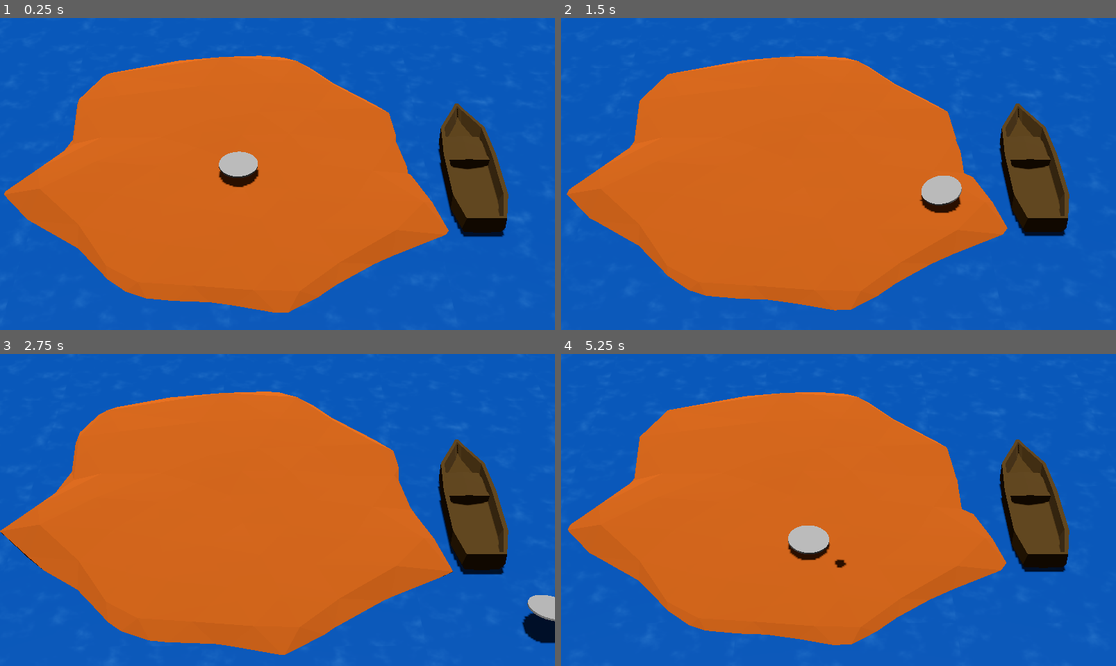
Above: before the commit, frames 1-4 (two rows, left to right).
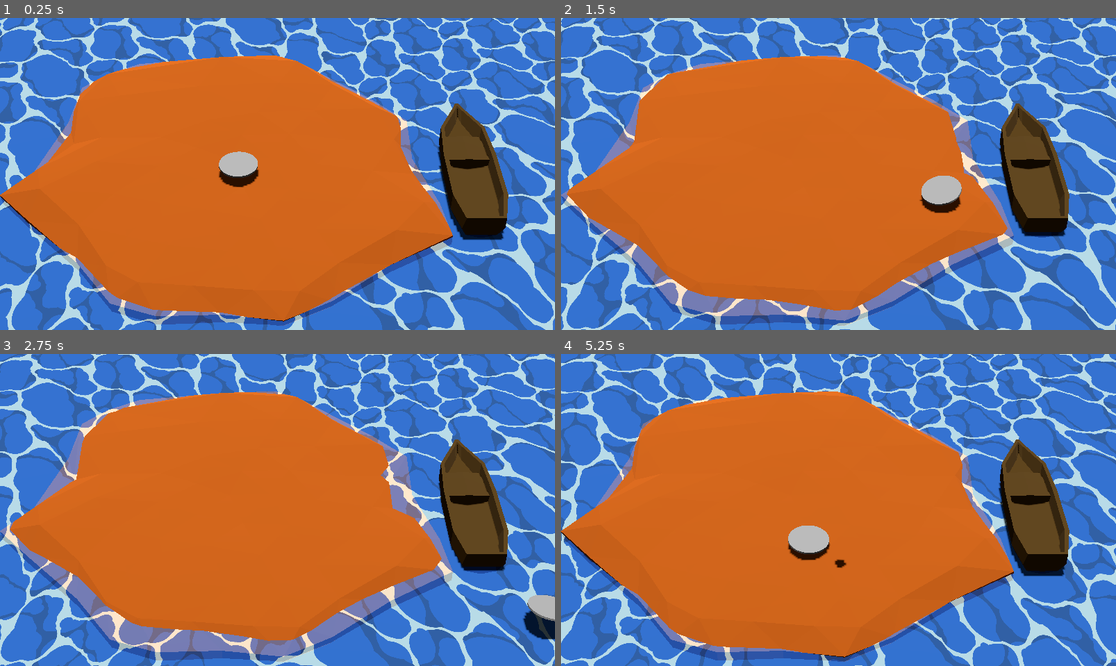
Above: after the commit, the same moments.

Repository: nikolajbaer/ldj56
Game: Godot game, scene res://root.tscn
The game is run twice, just before and just after one commit, with the same random seed, the same clock (stepped at 60 frames per second) and the same inputs.
Inputs (mouse positions are in pixels of both pictures, inside the frame that each line leads up to):
- Up to frame 1 (0.25 s): no input
- Up to frame 2 (1.5 s): move the mouse to (960, 158) at 0.52 s; hold Right (right) 0.53-1.28 s; move the mouse to (727, 189) at 1.27 s; hold Down (down) from 1.28 s (still down)
- Up to frame 3 (2.75 s): move the mouse to (333, 441) at 2.02 s; release Down (down) at 2.03 s; hold Right (right) from 2.03 s (still down)
- Up to frame 4 (5.25 s): move the mouse to (810, 572) at 2.77 s; release Right (right) at 2.78 s; hold Up (up) 2.78-3.53 s; move the mouse to (1005, 556) at 3.52 s; hold Left (left) 3.53-5.03 s; move the mouse to (672, 463) at 4.27 s; move the mouse to (866, 510) at 5.02 s; hold Down (down) from 5.03 s (still down)

The runs differ from the first frame. In frame 1, 51% of the frame differs, in the area x 0-100%, y 0-100%; in frame 2, 52%; in frame 3, 54%; in frame 4, 53%.

Commit message:
wind waker style shader

Diff:
--- a/ocean.gdshader
+++ b/ocean.gdshader
@@ -1,44 +1,323 @@
+// 3D Water Shader similar to Zelda Windwaker - tested on Godot 4.3
+// Based on NekotoArts and modified for Godot 4.3 with enhancements
+// We are using a vertex shader to create wave motion by adjusting the height of vertices
+// the fragment shader generates the water surface appearance
+// by combining multiple layers of circular patterns to simulate the water & foam
+// and distortion with color mixing to achieve a toon water-like effect
+
+
 shader_type spatial;
 
-uniform vec4 shallow_color : source_color = vec4(0.1, 0.4, 0.7, 1.0);
-uniform vec4 deep_color : source_color = vec4(0.0, 0.2, 0.5, 1.0);
-uniform float wave_speed = 0.5;
-uniform float wave_frequency = 10.0;
-uniform float wave_amplitude = 0.1;
-uniform float foam_amount = 0.1;
-uniform float foam_cutoff = 0.8;
-uniform sampler2D noise_texture : source_color, filter_linear_mipmap, repeat_enable;
-
-varying vec3 world_position;
-
+// Water color and foam color
+uniform vec4 WATER_COL : source_color = vec4(0.04, 0.38, 0.88, 1.0);
+uniform vec4 WATER2_COL : source_color = vec4(0.04, 0.35, 0.78, 1.0);
+uniform vec4 FOAM_COL : source_color = vec4(0.8125, 0.9609, 0.9648, 1.0);
+
+// Water animation and appearance
+uniform float distortion_speed = 2.0;
+uniform vec2 tile = vec2(5.0, 5.0);
+uniform float wave_speed = 2;
+uniform float wave_amplitude = 0.5;
+uniform float wave_frequency = 1.5;
+uniform float time_offset = 0.0;
+uniform vec2 water_size = vec2(128.0, 128.0);
+
+// Uniforms for transparency and depth effects
+
+uniform sampler2D DEPTH_TEXTURE : hint_depth_texture, filter_linear_mipmap;
+uniform sampler2D SCREEN_TEXTURE : hint_screen_texture, filter_linear_mipmap;
+uniform float water_transparency = 0.8; // Adjust this to control overall water transparency
+uniform float water_depth_factor = 0.1; // Adjust this to control how quickly water becomes opaque with depth
+
+// Foam uniforms for where the mesh intersects the water mesh
+uniform float foam_width = 0.5;
+uniform float foam_edge_softness = 0.05;
+uniform float foam_smoothness = 0.03;
+uniform float foam_distortion_speed = 0.5;
+uniform float foam_distortion_amount = 0.1;
+
+
+// Math constants
+const float TWOPI = 6.283185307;
+const float SIXPI = 18.84955592;
+
+
+
+ // Noise function for foam distortion
+float noise(vec2 uv) {
+    return fract(sin(dot(uv, vec2(12.9898, 78.233))) * 43758.5453);
+}
+
+//  noise function for smoother distortion
+float smooth_noise(vec2 uv) {
+    vec2 id = floor(uv);
+    vec2 f = fract(uv);
+
+    float a = noise(id);
+    float b = noise(id + vec2(1.0, 0.0));
+    float c = noise(id + vec2(0.0, 1.0));
+    float d = noise(id + vec2(1.0, 1.0));
+
+    vec2 u = f * f * (3.0 - 2.0 * f);
+    return mix(a, b, u.x) + (c - a) * u.y * (1.0 - u.x) + (d - b) * u.x * u.y;
+}
+// Function to calculate foam
+float calculate_foam(vec2 uv, float depth_diff, float time) {
+    // Add distortion to UV based on time and noise
+    vec2 distorted_uv = uv + vec2(
+        smooth_noise(uv * 5.0 + time * foam_distortion_speed) * foam_distortion_amount,
+        smooth_noise(uv * 5.0 + 100.0 + time * foam_distortion_speed) * foam_distortion_amount
+    );
+
+    // Calculate foam based on depth difference and distorted UV
+    float foam_shape = smoothstep(0.0, foam_width, abs(depth_diff));
+    foam_shape = smoothstep(foam_edge_softness, 0.0, foam_shape);
+    foam_shape *= smooth_noise(distorted_uv * 10.0);
+
+    return foam_shape;
+}
+
+// Wave height calculation (unchanged)
+float calculate_wave_height(vec2 position, float time) {
+    float wave_x = sin(position.x * wave_frequency + time * wave_speed);
+    float wave_y = cos(position.y * wave_frequency + time * wave_speed);
+    return (wave_x + wave_y) * 0.5 * wave_amplitude;
+}
+
+// Vertex shader (unchanged)
 void vertex() {
-    world_position = (MODEL_MATRIX * vec4(VERTEX, 1.0)).xyz;
-
-    // Add some vertical displacement for waves
-    float wave = sin(world_position.x * wave_frequency + TIME * wave_speed) *
-                 cos(world_position.z * wave_frequency + TIME * wave_speed) *
-                 wave_amplitude;
+    vec4 world_position = MODEL_MATRIX * vec4(VERTEX, 1.0);
+    float wave = calculate_wave_height(world_position.xz, TIME + time_offset);
     VERTEX.y += wave;
 }
 
+// Circle function for water effects
+float circ(vec2 pos, vec2 c, float s) {
+    c = abs(pos - c);
+    c = min(c, 1.0 - c);
+    return smoothstep(0.0, 0.002, sqrt(s) - sqrt(dot(c, c))) * -1.0;
+}
+
+// Water layer function
+// use the circles to draw the toon water design
+float waterlayer(vec2 uv) {
+     uv = mod(uv, 1.0); // Clamp to [0..1]
+
+    float ret = 1.0;
+
+    ret += circ(uv, vec2(0.37378, 0.277169), 0.0268181);
+
+    ret += circ(uv, vec2(0.0317477, 0.540372), 0.0193742);
+
+    ret += circ(uv, vec2(0.430044, 0.882218), 0.0232337);
+
+    ret += circ(uv, vec2(0.641033, 0.695106), 0.0117864);
+
+    ret += circ(uv, vec2(0.0146398, 0.0791346), 0.0299458);
+
+    ret += circ(uv, vec2(0.43871, 0.394445), 0.0289087);
+
+    ret += circ(uv, vec2(0.909446, 0.878141), 0.028466);
+
+    ret += circ(uv, vec2(0.310149, 0.686637), 0.0128496);
+
+    ret += circ(uv, vec2(0.928617, 0.195986), 0.0152041);
+
+    ret += circ(uv, vec2(0.0438506, 0.868153), 0.0268601);
+
+    ret += circ(uv, vec2(0.308619, 0.194937), 0.00806102);
+
+    ret += circ(uv, vec2(0.349922, 0.449714), 0.00928667);
+
+    ret += circ(uv, vec2(0.0449556, 0.953415), 0.023126);
+
+    ret += circ(uv, vec2(0.117761, 0.503309), 0.0151272);
+
+    ret += circ(uv, vec2(0.563517, 0.244991), 0.0292322);
+
+    ret += circ(uv, vec2(0.566936, 0.954457), 0.00981141);
+
+    ret += circ(uv, vec2(0.0489944, 0.200931), 0.0178746);
+
+    ret += circ(uv, vec2(0.569297, 0.624893), 0.0132408);
+
+    ret += circ(uv, vec2(0.298347, 0.710972), 0.0114426);
+
+    ret += circ(uv, vec2(0.878141, 0.771279), 0.00322719);
+
+    ret += circ(uv, vec2(0.150995, 0.376221), 0.00216157);
+
+    ret += circ(uv, vec2(0.119673, 0.541984), 0.0124621);
+
+    ret += circ(uv, vec2(0.629598, 0.295629), 0.0198736);
+
+    ret += circ(uv, vec2(0.334357, 0.266278), 0.0187145);
+
+    ret += circ(uv, vec2(0.918044, 0.968163), 0.0182928);
+
+    ret += circ(uv, vec2(0.965445, 0.505026), 0.006348);
+
+    ret += circ(uv, vec2(0.514847, 0.865444), 0.00623523);
+
+    ret += circ(uv, vec2(0.710575, 0.0415131), 0.00322689);
+
+    ret += circ(uv, vec2(0.71403, 0.576945), 0.0215641);
+
+    ret += circ(uv, vec2(0.748873, 0.413325), 0.0110795);
+
+    ret += circ(uv, vec2(0.0623365, 0.896713), 0.0236203);
+
+    ret += circ(uv, vec2(0.980482, 0.473849), 0.00573439);
+
+    ret += circ(uv, vec2(0.647463, 0.654349), 0.0188713);
+
+    ret += circ(uv, vec2(0.651406, 0.981297), 0.00710875);
+
+    ret += circ(uv, vec2(0.428928, 0.382426), 0.0298806);
+
+    ret += circ(uv, vec2(0.811545, 0.62568), 0.00265539);
+
+    ret += circ(uv, vec2(0.400787, 0.74162), 0.00486609);
+
+    ret += circ(uv, vec2(0.331283, 0.418536), 0.00598028);
+
+    ret += circ(uv, vec2(0.894762, 0.0657997), 0.00760375);
+
+    ret += circ(uv, vec2(0.525104, 0.572233), 0.0141796);
+
+    ret += circ(uv, vec2(0.431526, 0.911372), 0.0213234);
+
+    ret += circ(uv, vec2(0.658212, 0.910553), 0.000741023);
+
+    ret += circ(uv, vec2(0.514523, 0.243263), 0.0270685);
+
+    ret += circ(uv, vec2(0.0249494, 0.252872), 0.00876653);
+
+    ret += circ(uv, vec2(0.502214, 0.47269), 0.0234534);
+
+    ret += circ(uv, vec2(0.693271, 0.431469), 0.0246533);
+
+    ret += circ(uv, vec2(0.415, 0.884418), 0.0271696);
+
+    ret += circ(uv, vec2(0.149073, 0.41204), 0.00497198);
+
+    ret += circ(uv, vec2(0.533816, 0.897634), 0.00650833);
+
+    ret += circ(uv, vec2(0.0409132, 0.83406), 0.0191398);
+
+    ret += circ(uv, vec2(0.638585, 0.646019), 0.0206129);
+
+    ret += circ(uv, vec2(0.660342, 0.966541), 0.0053511);
+
+    ret += circ(uv, vec2(0.513783, 0.142233), 0.00471653);
+
+    ret += circ(uv, vec2(0.124305, 0.644263), 0.00116724);
+
+    ret += circ(uv, vec2(0.99871, 0.583864), 0.0107329);
+
+    ret += circ(uv, vec2(0.894879, 0.233289), 0.00667092);
+
+    ret += circ(uv, vec2(0.246286, 0.682766), 0.00411623);
+
+    ret += circ(uv, vec2(0.0761895, 0.16327), 0.0145935);
+
+    ret += circ(uv, vec2(0.949386, 0.802936), 0.0100873);
+
+    ret += circ(uv, vec2(0.480122, 0.196554), 0.0110185);
+
+    ret += circ(uv, vec2(0.896854, 0.803707), 0.013969);
+
+    ret += circ(uv, vec2(0.292865, 0.762973), 0.00566413);
+
+    ret += circ(uv, vec2(0.0995585, 0.117457), 0.00869407);
+
+    ret += circ(uv, vec2(0.377713, 0.00335442), 0.0063147);
+
+    ret += circ(uv, vec2(0.506365, 0.531118), 0.0144016);
+
+    ret += circ(uv, vec2(0.408806, 0.894771), 0.0243923);
+
+    ret += circ(uv, vec2(0.143579, 0.85138), 0.00418529);
+
+    ret += circ(uv, vec2(0.0902811, 0.181775), 0.0108896);
+
+    ret += circ(uv, vec2(0.780695, 0.394644), 0.00475475);
+
+    ret += circ(uv, vec2(0.298036, 0.625531), 0.00325285);
+
+    ret += circ(uv, vec2(0.218423, 0.714537), 0.00157212);
+
+    ret += circ(uv, vec2(0.658836, 0.159556), 0.00225897);
+
+    ret += circ(uv, vec2(0.987324, 0.146545), 0.0288391);
+
+    ret += circ(uv, vec2(0.222646, 0.251694), 0.00092276);
+
+    ret += circ(uv, vec2(0.159826, 0.528063), 0.00605293);
+
+	return max(ret, 0.0);
+}
+
+
+// Water effect function to return vec4
+vec4 water(vec2 uv, vec3 cdir, float iTime) {
+    uv *= vec2(0.25);
+
+    vec2 a = 0.025 * cdir.xz / cdir.y;
+    float h = sin(uv.x + iTime);
+    uv += a * h;
+    h = sin(0.841471 * uv.x - 0.540302 * uv.y + iTime);
+    uv += a * h;
+
+    float d1 = mod(uv.x + uv.y, TWOPI);
+    float d2 = mod((uv.x + uv.y + 0.25) * 1.3, SIXPI);
+    d1 = iTime * 0.07 + d1;
+    d2 = iTime * 0.5 + d2;
+    vec2 dist = vec2(
+        sin(d1) * 0.15 + sin(d2) * 0.05,
+        cos(d1) * 0.15 + cos(d2) * 0.05
+    );
+
+    vec4 ret = mix(WATER_COL, WATER2_COL, waterlayer(uv + dist.xy));
+    ret = mix(ret, FOAM_COL, waterlayer(vec2(1.0) - uv - dist.yx));
+    return ret;
+}
+
 void fragment() {
-    // Calculate wave pattern
-    vec2 uv = world_position.xz / 10.0;
-    float noise = texture(noise_texture, uv + TIME * 0.05).r;
-
-    // Mix shallow and deep colors based on world position height
-    float depth = smoothstep(-1.0, 1.0, world_position.y);
-    vec3 water_color = mix(deep_color.rgb, shallow_color.rgb, depth);
+    // Calculate basic water effect
+    vec4 water_color = water(UV * tile, vec3(0, 1, 0), TIME * distortion_speed);
+
+    // Get the depth of the pixel in the scene
+    float scene_depth = texture(DEPTH_TEXTURE, SCREEN_UV).r;
+
+    // Convert scene depth to view space
+    vec3 ndc = vec3(SCREEN_UV * 2.0 - 1.0, scene_depth);
+    vec4 view_coords = INV_PROJECTION_MATRIX * vec4(ndc, 1.0);
+    view_coords.xyz /= view_coords.w;
+    float linear_scene_depth = -view_coords.z;
+
+    // Calculate the depth of the water surface in view space
+    vec4 water_world_pos = INV_VIEW_MATRIX * vec4(VERTEX, 1.0);
+    vec4 water_view_pos = VIEW_MATRIX * water_world_pos;
+    float linear_water_depth = -water_view_pos.z;
+
+    // Calculate depth difference
+    float depth_diff = linear_scene_depth - linear_water_depth;
+
+    // Calculate foam
+    float foam = calculate_foam(UV, depth_diff, TIME);
+
+    // Calculate water opacity based on depth
+    float water_opacity = 0.4;
+
+    // Mix water color with the scene behind it
+    vec4 background = texture(SCREEN_TEXTURE, SCREEN_UV);
+    vec4 final_color = mix(background, water_color, water_opacity * water_transparency);
 
     // Add foam
-    float foam = smoothstep(foam_cutoff, foam_cutoff + foam_amount, noise);
-    water_color = mix(water_color, vec3(1.0), foam);
-
-    // Apply final color
-    ALBEDO = water_color;
-
-    // Add some specularity and smoothness
-    METALLIC = 0.1;
-    SPECULAR = 0.6;
-    ROUGHNESS = 0.2;
-}
+    final_color = mix(final_color, FOAM_COL, foam);
+
+    // Set final color and alpha
+    ALBEDO = final_color.rgb;
+    ALPHA = final_color.a;
+}
--- a/root.tscn
+++ b/root.tscn
@@ -13,23 +13,26 @@
 [sub_resource type="ConcavePolygonShape3D" id="ConcavePolygonShape3D_45kfa"]
 data = PackedVector3Array(2.7665, 2.6777, 6.4002, 3.5366, 2.4306, 8.1774, 5.4124, 2.4683, 6.4411, -4.6302, 2.5345, 4.78 …(47449 unchanged characters)…
 
-[sub_resource type="FastNoiseLite" id="FastNoiseLite_lf1xk"]
-
-[sub_resource type="NoiseTexture2D" id="NoiseTexture2D_oh55c"]
-bump_strength = 9.5
-noise = SubResource("FastNoiseLite_lf1xk")
-
 [sub_resource type="ShaderMaterial" id="ShaderMaterial_5ll3s"]
 render_priority = 0
 shader = ExtResource("4_d3civ")
-shader_parameter/shallow_color = Color(0.1, 0.4, 0.7, 1)
-shader_parameter/deep_color = Color(0, 0.2, 0.5, 1)
-shader_parameter/wave_speed = 0.72
-shader_parameter/wave_frequency = 2.66
-shader_parameter/wave_amplitude = 0.21
-shader_parameter/foam_amount = 2.47
-shader_parameter/foam_cutoff = 0.49
-shader_parameter/noise_texture = SubResource("NoiseTexture2D_oh55c")
+shader_parameter/WATER_COL = Color(0.04, 0.38, 0.88, 1)
+shader_parameter/WATER2_COL = Color(0.023312, 0.285427, 0.649306, 1)
+shader_parameter/FOAM_COL = Color(0.751656, 0.93478, 0.999009, 1)
+shader_parameter/distortion_speed = 1.0
+shader_parameter/tile = Vector2(700, 600)
+shader_parameter/wave_speed = 1.2
+shader_parameter/wave_amplitude = 0.27
+shader_parameter/wave_frequency = 3.38
+shader_parameter/time_offset = 3.42
+shader_parameter/water_size = Vector2(1280, 1280)
+shader_parameter/water_transparency = 1.43
+shader_parameter/water_depth_factor = 7.34
+shader_parameter/foam_width = 1.12
+shader_parameter/foam_edge_softness = 0.05
+shader_parameter/foam_smoothness = 0.03
+shader_parameter/foam_distortion_speed = 0.5
+shader_parameter/foam_distortion_amount = 0.15
 
 [sub_resource type="PlaneMesh" id="PlaneMesh_87dsb"]
 size = Vector2(1000, 1000)
Not shown: 1 places in root.tscn that only renumber resources
